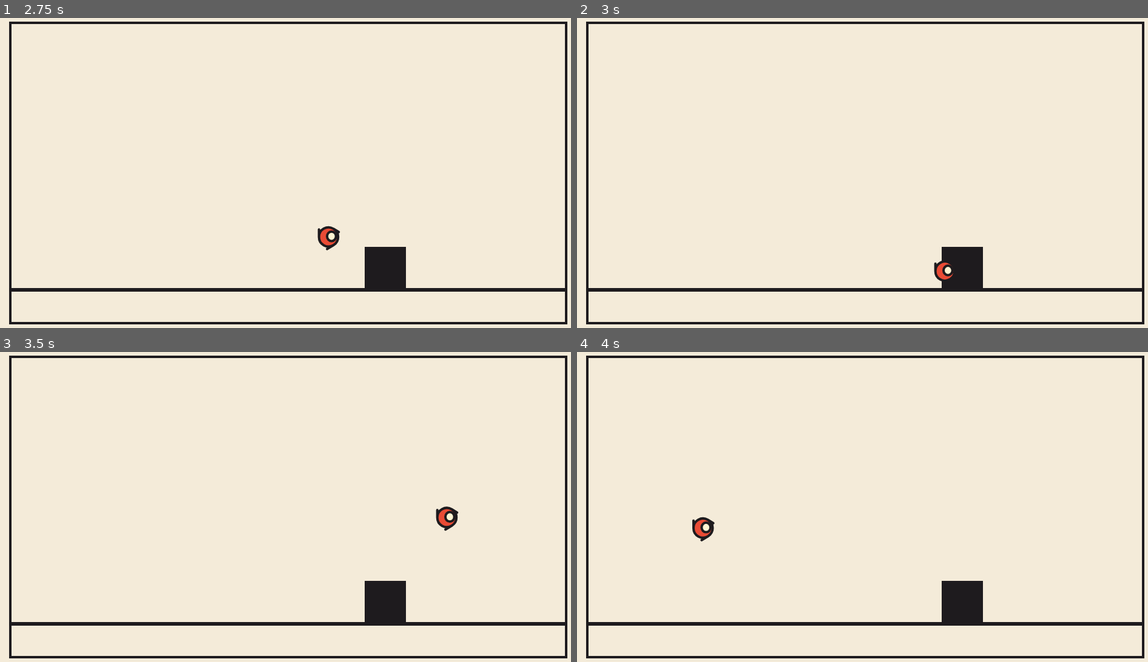
Above: before the commit, frames 1-4 (two rows, left to right).
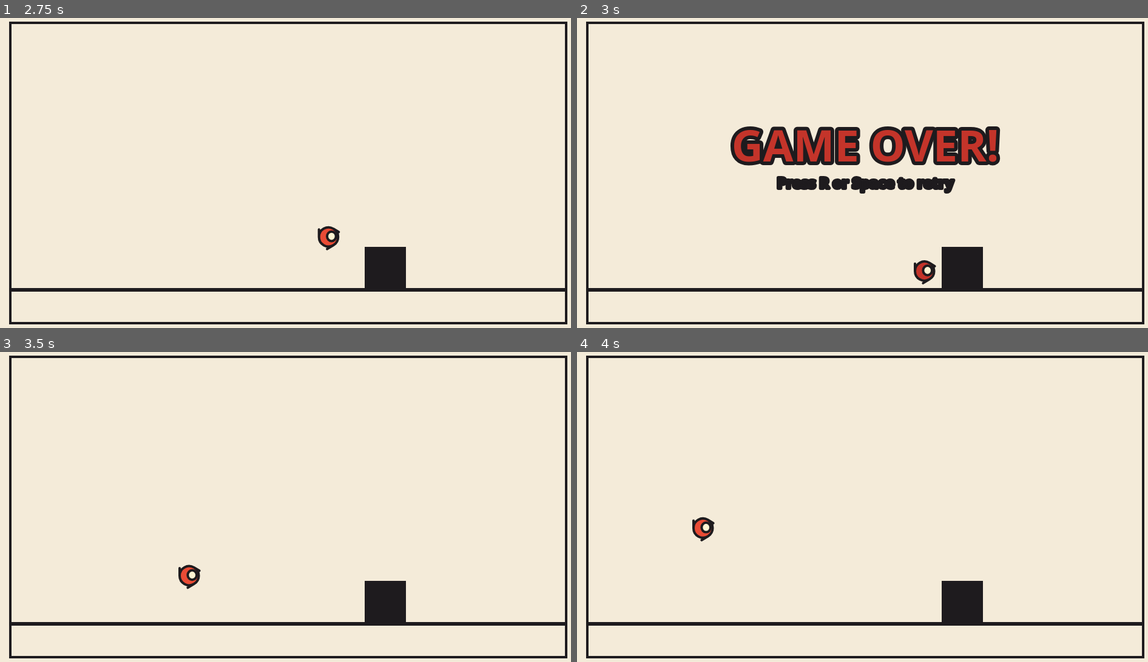
Above: after the commit, the same moments.

Repository: rfrondorf12/ai-girlies-jam-game
Game: browser game, page index.html
Two runs of this game, one before a commit and one after it. Both use one fixed random seed, a clock stepped at 60 frames per second and the inputs below.
Inputs:
- Up to frame 1 (2.75 s): hold Right 1.03-2.28 s; tap Space every 0.33 s from 1.1 to 2.43 s; hold Up 2.33-2.67 s; hold Right from 2.72 s (still down)
- Up to frame 2 (3 s): keep holding Right; tap Space at 2.77 s
- Up to frame 3 (3.5 s): keep holding Right; tap Space at 3.1, 3.43 s
- Up to frame 4 (4 s): release Right at 3.72 s; tap R at 3.77 s; tap Space at 3.77 s; hold Down from 3.77 s (still down)

Frame 1 is identical in both runs. In frame 2, 6.5% of the frame differs, in the area x 26-75%, y 34-86%; in frame 3, 0.4%; in frame 4, nothing differs.

Commit message:
m1-fix: target blocks sides, side contact kills, stomp stays safe
Co-Authored-By: Claude Code <noreply@anthropic.com>

Diff:
--- a/main.js
+++ b/main.js
@@ -1,11 +1,15 @@
-// M1 gray box: one comic panel, a wedge hero that runs, jumps and slashes a plain test target.
+// M1 gray box: one comic panel, a wedge hero that runs, jumps, slashes and stomps a plain test
+// target. Only the target's top edge is safe: side contact ends the run.
 import {
   PLAYFIELD_W, PLAYFIELD_H, PANEL_MARGIN, GROUND_Y, GROUND_THICKNESS, OUTLINE_WIDTH, MAX_DT,
   GRAVITY, MAX_FALL_SPEED, JUMP_VELOCITY, MOVE_SPEED, PLAYER_W, PLAYER_H, PLAYER_START_X,
   SHAPE_ROUND, EYE_OFFSET_X, EYE_OFFSET_Y, EYE_RADIUS_X, EYE_RADIUS_Y,
   SLASH_DURATION, SLASH_REACH, SLASH_THICKNESS, SLASH_ARC_SPREAD, SLASH_SAMPLES, SHOULDER_HEIGHT,
   TARGET_W, TARGET_H, TARGET_X, HIT_FLASH, STOMP_SQUASH,
+  GAME_OVER_TEXT, RESTART_HINT, GAME_OVER_BANNER_Y, GAME_OVER_FONT_SIZE, GAME_OVER_HINT_SIZE,
+  GAME_OVER_HINT_GAP, FONT_STACK,
   COLOR_PAPER, COLOR_INK, COLOR_PLAYER, COLOR_EYE, COLOR_TARGET, COLOR_TARGET_HIT, COLOR_GROUND,
+  COLOR_DEATH,
 } from './tuning.js';
 
 const canvas = document.getElementById('game');
@@ -18,6 +22,10 @@
 // player.y is the bottom of the hero (its feet), not its top.
 const player = { x: 0, y: 0, vx: 0, vy: 0, facing: 1, grounded: false, slashTimer: 0 };
 const target = { hitTimer: 0, stompTimer: 0 };
+
+let gameOver = false;   // run has ended: physics freezes, the panel keeps drawing
+let jumpQueued = false; // a Space press waiting for update() to spend on a jump
+let slashQueued = false; // a '/' press waiting for update() to spend on a swing
 
 function reset() {
   player.x = PLAYER_START_X;
@@ -29,6 +37,9 @@
   player.slashTimer = 0;
   target.hitTimer = 0;
   target.stompTimer = 0;
+  gameOver = false;
+  jumpQueued = false;
+  slashQueued = false;
 }
 reset();
 
@@ -40,15 +51,17 @@
 // ---------------------------------------------------------------------------
 
 const held = new Set();
-let jumpQueued = false;
-let slashQueued = false;
 const BLOCKED = new Set(['ArrowLeft', 'ArrowRight', 'ArrowUp', 'ArrowDown', 'Space', 'Slash']);
 
 addEventListener('keydown', (e) => {
   if (BLOCKED.has(e.code)) e.preventDefault();
   held.add(e.code);
   if (e.repeat) return;
-  if (e.code === 'Space') jumpQueued = true;
+  // Space jumps while running, and retries once the run is over.
+  if (e.code === 'Space') {
+    if (gameOver) reset();
+    else jumpQueued = true;
+  }
   if (e.code === 'Slash' || e.key === '/') slashQueued = true;
   if (e.code === 'KeyR') reset();
 });
@@ -81,6 +94,9 @@
 }
 
 function update(dt) {
+  // The run has ended: hold physics still, the draw step keeps showing the panel.
+  if (gameOver) return;
+
   // --- run ---
   let dir = 0;
   if (held.has('ArrowLeft') || held.has('KeyA')) dir -= 1;
@@ -105,7 +121,7 @@
   player.y += player.vy * dt;
   player.grounded = false;
 
-  // Land on the target's top edge when falling onto it: that is the stomp.
+  // Land on the target's top edge when falling onto it: that is the stomp, and it is safe.
   const overTarget = player.x + halfW > targetLeft() && player.x - halfW < targetLeft() + TARGET_W;
   if (overTarget && player.vy > 0 && prevBottom <= targetTop() && player.y >= targetTop()) {
     player.y = targetTop();
@@ -118,6 +134,17 @@
     player.y = GROUND_Y;
     player.vy = 0;
     player.grounded = true;
+  }
+
+  // Side contact: inside the target's box with the feet below its top edge means the hero
+  // ran into it rather than onto it. Shove the hero back out to the edge they came from so
+  // they cannot pass through, and end the run.
+  if (overTarget && player.y > targetTop()) {
+    player.x = player.x < TARGET_X ? targetLeft() - halfW : targetLeft() + TARGET_W + halfW;
+    player.vx = 0;
+    player.vy = 0;
+    gameOver = true;
+    return;
   }
 
   // --- slash ---
@@ -209,7 +236,7 @@
 
   // The Missing Piece: a rounded wedge whose point is the direction of travel.
   roundedPath([{ x: -w / 2, y: -h }, { x: w / 2, y: -h / 2 }, { x: -w / 2, y: 0 }], Math.min(w, h) * SHAPE_ROUND);
-  ctx.fillStyle = COLOR_PLAYER;
+  ctx.fillStyle = gameOver ? COLOR_DEATH : COLOR_PLAYER;
   ctx.fill();
   ctx.stroke();
 
@@ -237,6 +264,31 @@
   ctx.restore();
 }
 
+// The end-of-run marker: inked "GAME OVER" plus the retry prompt, centred in the panel.
+function drawGameOver() {
+  if (!gameOver) return;
+  const cx = PLAYFIELD_W / 2;
+  ctx.save();
+  ctx.textAlign = 'center';
+  ctx.textBaseline = 'middle';
+  ctx.lineJoin = 'round';
+  ctx.strokeStyle = COLOR_INK;
+
+  ctx.font = `bold ${GAME_OVER_FONT_SIZE}px ${FONT_STACK}`;
+  ctx.lineWidth = OUTLINE_WIDTH * 3;
+  ctx.strokeText(GAME_OVER_TEXT, cx, GAME_OVER_BANNER_Y);
+  ctx.fillStyle = COLOR_DEATH;
+  ctx.fillText(GAME_OVER_TEXT, cx, GAME_OVER_BANNER_Y);
+
+  ctx.font = `bold ${GAME_OVER_HINT_SIZE}px ${FONT_STACK}`;
+  ctx.lineWidth = OUTLINE_WIDTH * 1.5;
+  const hintY = GAME_OVER_BANNER_Y + GAME_OVER_HINT_GAP;
+  ctx.strokeText(RESTART_HINT, cx, hintY);
+  ctx.fillStyle = COLOR_INK;
+  ctx.fillText(RESTART_HINT, cx, hintY);
+  ctx.restore();
+}
+
 function draw() {
   ctx.setTransform(1, 0, 0, 1, 0, 0);
   ctx.fillStyle = COLOR_PAPER;
@@ -247,6 +299,7 @@
   drawTarget();
   drawPlayer();
   drawSlash();
+  drawGameOver();
 }
 
 // ---------------------------------------------------------------------------
--- a/tuning.js
+++ b/tuning.js
@@ -38,7 +38,17 @@
 export const HIT_FLASH = 0.22;   // seconds a slash hit or stomp keeps the target lit up
 export const STOMP_SQUASH = 0.2; // how flat the target squashes on a stomp, as a fraction of its height
 
+// --- Game over ---
+export const GAME_OVER_TEXT = 'GAME OVER!';        // banner shown when a run ends
+export const RESTART_HINT = 'Press R or Space to retry'; // prompt printed under the banner
+export const GAME_OVER_BANNER_Y = 230;             // banner centre y in playfield units
+export const GAME_OVER_FONT_SIZE = 72;             // banner text size in playfield units
+export const GAME_OVER_HINT_SIZE = 24;             // restart hint text size in playfield units
+export const GAME_OVER_HINT_GAP = 58;              // vertical gap between banner centre and hint centre
+export const FONT_STACK = 'system-ui, sans-serif'; // canvas font stack for panel text
+
 // --- Colours ---
+export const COLOR_DEATH = '#C4342A';       // hero's body and banner ink once the run has ended
 export const COLOR_PAPER = '#F4EBD9';       // warm newsprint page
 export const COLOR_INK = '#1E1B1E';         // comic ink outline
 export const COLOR_PLAYER = '#E94B35';      // the hero's red body
